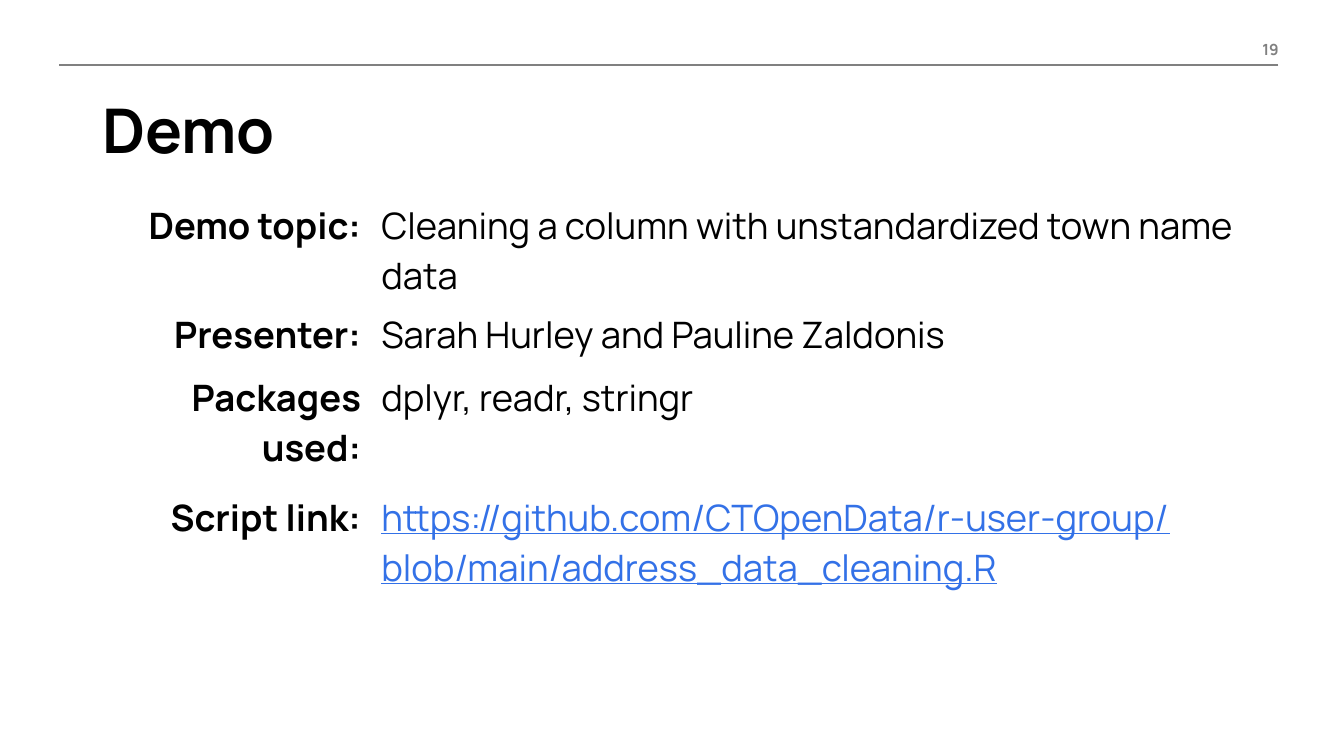
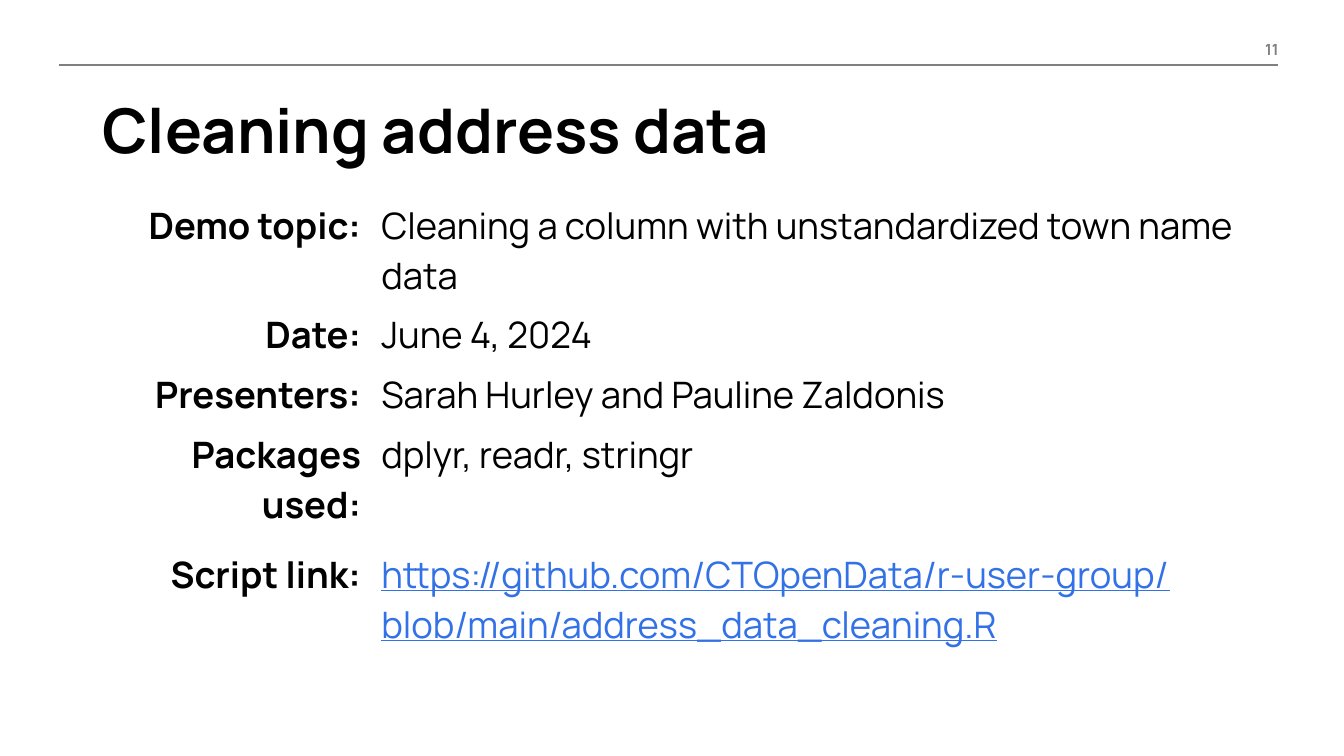
Before and after one commit to CTOpenData/r-user-group, a slide deck: slide 11 of R User Group.pptx (slide 19 before the commit). Drawn at 1344x756 pixels with LibreOffice and Linux fonts; fonts in the diff are those of the drawing; background and template pictures are left out. Boxes give left, top, right and bottom in pixels: in the first picture for what was removed or moved away, otherwise in the second. Text is boxed around its words. In the diff, an @@ line names an element or a change of style, - is before the commit and + after.

```diff
--- a/R User Group.pptx
+++ b/R User Group.pptx
@@ page number at box(1265, 44, 1278, 55): text changed @@
-19
+11
@@ title at box(102, 107, 769, 169): text changed @@
-Demo
+Cleaning address data
@@ table at box(93, 196, 1279, 652) @@
-row 2: Presenter: | Sarah Hurley and Pauline Zaldonis
+row 2: Date: | June 4, 2024
+row 3: Presenters: | Sarah Hurley and Pauline Zaldonis
```
Also in this commit, not shown: 2 other slides changed, 5 slides added, 4 slides removed.
